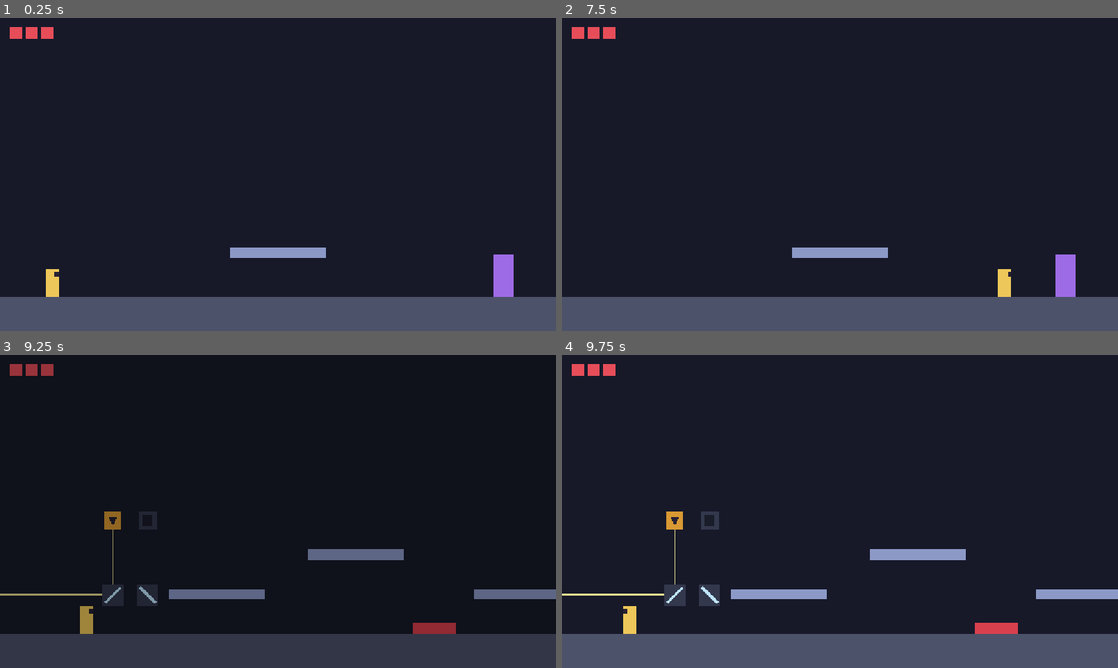
Above: before the commit, frames 1-4 (two rows, left to right).
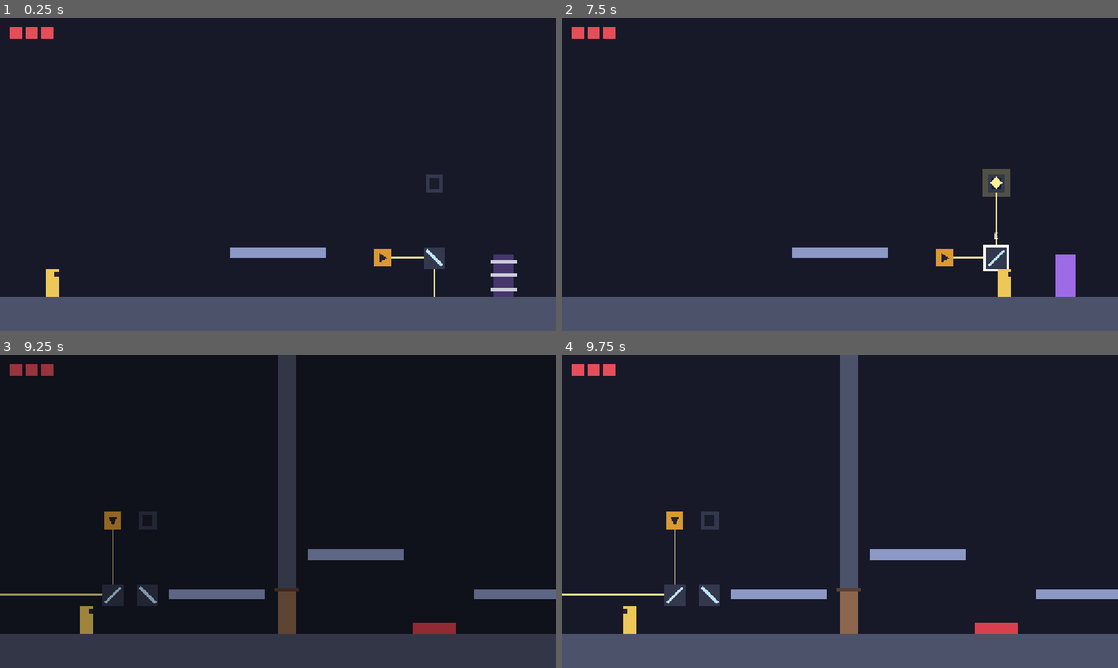
Above: after the commit, the same moments.

Repository: PedroBrassi/ascensao-ao-olimpo
Game: Godot game, scene res://cenas/fases/teste/area_teste_2.tscn
Two runs of this game, one before a commit and one after it. Both use one fixed random seed, a clock stepped at 60 frames per second and the inputs below. This scene is started directly instead of the project's main scene.
Inputs:
- Up to frame 1 (0.25 s): no input
- Up to frame 2 (7.5 s): tap Enter at 0.5 s; hold D (mover_direita) 0.53-2.03 s; tap E (interagir) every 0.75 s from 0.6 to 7.35 s; tap Space (pular) at 0.77, 1.52, 3.02, 3.77, 4.52, 6.02, 6.77 s; hold A (mover_esquerda) 2.03-4.28 s; hold D (mover_direita) from 4.28 s (still down)
- Up to frame 3 (9.25 s): tap Space (pular) at 7.52 s; release D (mover_direita) at 8.03 s; hold A (mover_esquerda) 8.03-8.75 s; tap E (interagir) at 8.1 s; click "Fase 1 — Afrodite" at 8.75 s
- Up to frame 4 (9.75 s): hold A (mover_esquerda) from 9.53 s (still down); tap E (interagir) at 9.6 s

The runs differ from the first frame. In frame 1, 1.1% of the frame differs, in the area x 67-93%, y 50-90%; in frame 2, 1.0%; in frame 3, 2.9%, in the area x 49-54%, y 0-90%; in frame 4, 2.9%.

Commit message:
Etapa 3: porta acionada pelo puzzle e saída que depende dele

Diff:
--- a/cenas/fases/teste/area_teste.tscn
+++ b/cenas/fases/teste/area_teste.tscn
@@ -8,6 +8,7 @@
 [ext_resource type="PackedScene" uid="uid://bgb48fl0s1seq" path="res://cenas/fases/fase_1_afrodite/elementos/fonte_de_luz.tscn" id="4_sk5sx"]
 [ext_resource type="Script" uid="uid://dqstreepw4ry4" path="res://scripts/objetos/zona_de_queda.gd" id="4_y4u2d"]
 [ext_resource type="PackedScene" uid="uid://bj7na3ehi027a" path="res://cenas/objetos/checkpoint.tscn" id="5_cn5tp"]
+[ext_resource type="PackedScene" uid="uid://cq2f3fc8hh0tx" path="res://cenas/objetos/porta.tscn" id="5_sk5sx"]
 [ext_resource type="PackedScene" uid="uid://drr1bwuq40ng6" path="res://cenas/ui/hud.tscn" id="6_cn5tp"]
 [ext_resource type="PackedScene" uid="uid://bursfnq7bb2ou" path="res://cenas/objetos/portal.tscn" id="7_5utae"]
 
@@ -28,6 +29,9 @@
 
 [sub_resource type="RectangleShape2D" id="RectangleShape2D_y4u2d"]
 size = Vector2(40, 720)
+
+[sub_resource type="RectangleShape2D" id="RectangleShape2D_6uoyd"]
+size = Vector2(40, 544)
 
 [sub_resource type="RectangleShape2D" id="RectangleShape2D_5utae"]
 size = Vector2(700, 80)
@@ -138,6 +142,24 @@
 position = Vector2(260, 380)
 direcao = 1
 
+[node name="ParedeDaPorta" type="StaticBody2D" parent="." unique_id=1287024759]
+position = Vector2(660, 272)
+
+[node name="Colisao" type="CollisionShape2D" parent="ParedeDaPorta" unique_id=2036749521]
+shape = SubResource("RectangleShape2D_6uoyd")
+
+[node name="Visual" type="ColorRect" parent="ParedeDaPorta" unique_id=337899182]
+offset_left = -20.0
+offset_top = -272.0
+offset_right = 20.0
+offset_bottom = 272.0
+mouse_filter = 2
+color = Color(0.3, 0.32, 0.42, 1)
+
+[node name="Porta" parent="." unique_id=1584353317 node_paths=PackedStringArray("acionadores") instance=ExtResource("5_sk5sx")]
+position = Vector2(660, 640)
+acionadores = [NodePath("../ReceptorDeLuz")]
+
 [node name="Jogador" parent="." unique_id=1220948030 instance=ExtResource("1_ejfvi")]
 position = Vector2(200, 640)
 
--- a/cenas/fases/teste/area_teste_2.tscn
+++ b/cenas/fases/teste/area_teste_2.tscn
@@ -2,8 +2,11 @@
 
 [ext_resource type="Script" uid="uid://duc02wmwkk3ha" path="res://scripts/fases/area_de_jogo.gd" id="1_e7jix"]
 [ext_resource type="PackedScene" uid="uid://dvkyqfj5qsk48" path="res://cenas/jogador/jogador.tscn" id="2_ldmcs"]
+[ext_resource type="PackedScene" uid="uid://bgb48fl0s1seq" path="res://cenas/fases/fase_1_afrodite/elementos/fonte_de_luz.tscn" id="2_llh56"]
+[ext_resource type="PackedScene" uid="uid://c4regr3l7qkmn" path="res://cenas/fases/fase_1_afrodite/elementos/espelho.tscn" id="3_p2m8k"]
 [ext_resource type="PackedScene" uid="uid://bursfnq7bb2ou" path="res://cenas/objetos/portal.tscn" id="3_r63q1"]
 [ext_resource type="PackedScene" uid="uid://drr1bwuq40ng6" path="res://cenas/ui/hud.tscn" id="4_llh56"]
+[ext_resource type="PackedScene" uid="uid://w5tm0qg4p0kj" path="res://cenas/fases/fase_1_afrodite/elementos/receptor_de_luz.tscn" id="4_yje8u"]
 
 [sub_resource type="RectangleShape2D" id="RectangleShape2D_p2m8k"]
 size = Vector2(1280, 80)
@@ -79,11 +82,22 @@
 mouse_filter = 2
 color = Color(0.3, 0.32, 0.42, 1)
 
+[node name="FonteDeLuz" parent="." unique_id=1836875354 instance=ExtResource("2_llh56")]
+position = Vector2(880, 552)
+
+[node name="Espelho" parent="." unique_id=700286824 instance=ExtResource("3_p2m8k")]
+position = Vector2(1000, 552)
+orientacao_inicial = 1
+
+[node name="ReceptorDeLuz" parent="." unique_id=1190296466 instance=ExtResource("4_yje8u")]
+position = Vector2(1000, 380)
+
 [node name="Jogador" parent="." unique_id=1220948030 instance=ExtResource("2_ldmcs")]
 position = Vector2(120, 640)
 
-[node name="Portal" parent="." unique_id=1616764863 instance=ExtResource("3_r63q1")]
+[node name="Portal" parent="." unique_id=1616764863 node_paths=PackedStringArray("acionadores") instance=ExtResource("3_r63q1")]
 position = Vector2(1160, 640)
 proxima_cena = "res://cenas/ui/selecao_de_fase.tscn"
+acionadores = [NodePath("../ReceptorDeLuz")]
 
 [node name="Hud" parent="." unique_id=1952125550 instance=ExtResource("4_llh56")]
--- /dev/null
+++ b/cenas/objetos/porta.tscn
@@ -0,0 +1,40 @@
+[gd_scene format=3 uid="uid://cq2f3fc8hh0tx"]
+
+[ext_resource type="Script" uid="uid://sfeycqoi8dlv" path="res://scripts/objetos/porta.gd" id="1_m2aqe"]
+
+[sub_resource type="RectangleShape2D" id="RectangleShape2D_fa2tl"]
+size = Vector2(40, 96)
+
+[sub_resource type="RectangleShape2D" id="RectangleShape2D_rbcxk"]
+size = Vector2(40, 96)
+
+[node name="Porta" type="StaticBody2D" unique_id=1584353317]
+collision_mask = 0
+script = ExtResource("1_m2aqe")
+
+[node name="Colisao" type="CollisionShape2D" parent="." unique_id=1883426043]
+position = Vector2(0, -48)
+shape = SubResource("RectangleShape2D_fa2tl")
+
+[node name="Folha" type="ColorRect" parent="." unique_id=1982211620]
+offset_left = -20.0
+offset_top = -96.0
+offset_right = 20.0
+mouse_filter = 2
+color = Color(0.55, 0.4, 0.3, 1)
+
+[node name="Batente" type="ColorRect" parent="." unique_id=2096604792]
+offset_left = -28.0
+offset_top = -104.0
+offset_right = 28.0
+offset_bottom = -96.0
+mouse_filter = 2
+color = Color(0.35, 0.25, 0.2, 1)
+
+[node name="Vao" type="Area2D" parent="." unique_id=875618059]
+collision_layer = 0
+collision_mask = 2
+
+[node name="Colisao" type="CollisionShape2D" parent="Vao" unique_id=1521622737]
+position = Vector2(0, -48)
+shape = SubResource("RectangleShape2D_rbcxk")
--- a/cenas/objetos/portal.tscn
+++ b/cenas/objetos/portal.tscn
@@ -20,3 +20,30 @@
 offset_right = 24.0
 mouse_filter = 2
 color = Color(0.62, 0.42, 0.9, 1)
+
+[node name="Tranca" type="Node2D" parent="." unique_id=792626981]
+visible = false
+
+[node name="Barra1" type="ColorRect" parent="Tranca" unique_id=1158253573]
+offset_left = -30.0
+offset_top = -84.0
+offset_right = 30.0
+offset_bottom = -76.0
+mouse_filter = 2
+color = Color(0.8, 0.8, 0.86, 1)
+
+[node name="Barra2" type="ColorRect" parent="Tranca" unique_id=559957703]
+offset_left = -30.0
+offset_top = -52.0
+offset_right = 30.0
+offset_bottom = -44.0
+mouse_filter = 2
+color = Color(0.8, 0.8, 0.86, 1)
+
+[node name="Barra3" type="ColorRect" parent="Tranca" unique_id=1275152422]
+offset_left = -30.0
+offset_top = -20.0
+offset_right = 30.0
+offset_bottom = -12.0
+mouse_filter = 2
+color = Color(0.8, 0.8, 0.86, 1)
--- /dev/null
+++ b/scripts/objetos/porta.gd
@@ -0,0 +1,91 @@
+class_name Porta
+extends StaticBody2D
+## Porta que bloqueia a passagem enquanto está fechada.
+##
+## Com acionadores na lista, a porta fica aberta enquanto todos estiverem
+## ativos e fecha quando algum desliga. Sem acionadores, ela obedece só a
+## abrir() e fechar().
+##
+## Fechada, a porta é parede: segura o personagem e também a luz do puzzle.
+## Ela nunca fecha em cima do personagem: se ele estiver no vão, a porta
+## espera ele sair.
+##
+## PROVISÓRIO: a porta é um retângulo, que some quando ela abre. O batente,
+## em cima, continua visível para marcar onde a porta fica.
+
+## Emitido quando a porta termina de abrir.
+signal abriu
+## Emitido quando a porta termina de fechar.
+signal fechou
+
+## Acionadores que controlam a porta (ver scripts/sistemas/acionadores.gd).
+@export var acionadores: Array[Node] = []
+## Estado inicial, usado só quando a lista de acionadores está vazia.
+@export var aberta_no_inicio := false
+
+## Verdadeiro enquanto a passagem está livre. Só leitura.
+var aberta := false
+
+var _deve_estar_aberta := false
+
+@onready var _colisao: CollisionShape2D = $Colisao
+@onready var _folha: CanvasItem = $Folha
+@onready var _vao: Area2D = $Vao
+
+
+func _ready() -> void:
+	Acionadores.conectar(acionadores, _ao_mudar_acionador)
+	_vao.body_exited.connect(_ao_sair_do_vao)
+	if acionadores.is_empty():
+		_deve_estar_aberta = aberta_no_inicio
+	else:
+		_deve_estar_aberta = Acionadores.todos_ativos(acionadores)
+	aberta = _deve_estar_aberta
+	_aplicar()
+
+
+func abrir() -> void:
+	definir_aberta(true)
+
+
+func fechar() -> void:
+	definir_aberta(false)
+
+
+func definir_aberta(valor: bool) -> void:
+	_deve_estar_aberta = valor
+	_atualizar()
+
+
+func _ao_mudar_acionador(_ativo: bool) -> void:
+	definir_aberta(Acionadores.todos_ativos(acionadores))
+
+
+func _ao_sair_do_vao(_corpo: Node2D) -> void:
+	_atualizar()  # se a porta estava esperando para fechar, fecha agora
+
+
+func _atualizar() -> void:
+	if _deve_estar_aberta == aberta:
+		return
+	if not _deve_estar_aberta and _ha_personagem_no_vao():
+		return  # não fecha em cima do personagem
+	aberta = _deve_estar_aberta
+	_aplicar()
+	if aberta:
+		abriu.emit()
+	else:
+		fechou.emit()
+
+
+func _ha_personagem_no_vao() -> bool:
+	for corpo in _vao.get_overlapping_bodies():
+		if corpo is Jogador:
+			return true
+	return false
+
+
+func _aplicar() -> void:
+	# A colisão muda fora do cálculo de física, por isso o set_deferred.
+	_colisao.set_deferred("disabled", aberta)
+	_folha.visible = not aberta
--- a/scripts/objetos/portal.gd
+++ b/scripts/objetos/portal.gd
@@ -2,22 +2,53 @@
 extends Area2D
 ## Saída da área. Quando o personagem entra, a área é registrada como
 ## concluída no Progresso e a próxima cena é carregada.
+##
+## O portal pode depender de acionadores, como o receptor de um puzzle:
+## nesse caso ele só funciona enquanto todos estiverem ativos, e volta a
+## ficar bloqueado se algum desligar. Sem acionadores, está sempre liberado.
 
 ## Emitido uma única vez, quando o personagem atravessa o portal.
 signal atravessado
+## Emitido quando o portal é liberado ou bloqueado.
+signal liberacao_mudou(liberado: bool)
 
 ## Cena carregada ao atravessar. Vazio = ainda não há próxima área.
 @export_file("*.tscn") var proxima_cena := ""
+## Acionadores de que o portal depende (ver scripts/sistemas/acionadores.gd).
+## Lista vazia = portal sempre liberado.
+@export var acionadores: Array[Node] = []
+
+## Verdadeiro enquanto o portal pode ser atravessado. Só leitura.
+var liberado := true
 
 var _usado := false
+
+@onready var _visual: CanvasItem = $Visual
+@onready var _tranca: CanvasItem = get_node_or_null("Tranca")
 
 
 func _ready() -> void:
 	body_entered.connect(_ao_entrar)
+	Acionadores.conectar(acionadores, _ao_mudar_acionador)
+	liberado = Acionadores.todos_ativos(acionadores)
+	_atualizar_desenho()
+
+
+func _ao_mudar_acionador(_ativo: bool) -> void:
+	var novo := Acionadores.todos_ativos(acionadores)
+	if novo == liberado:
+		return
+	liberado = novo
+	_atualizar_desenho()
+	liberacao_mudou.emit(liberado)
+	if liberado:
+		# Quem já estava parado dentro do portal atravessa na hora.
+		for corpo in get_overlapping_bodies():
+			_ao_entrar(corpo)
 
 
 func _ao_entrar(corpo: Node2D) -> void:
-	if _usado or not corpo is Jogador:
+	if _usado or not liberado or not corpo is Jogador:
 		return
 	_usado = true
 	atravessado.emit()
@@ -31,3 +62,10 @@
 		push_warning("Portal sem próxima cena definida.")
 		return
 	Transicao.trocar_cena(proxima_cena)
+
+
+func _atualizar_desenho() -> void:
+	# PROVISÓRIO: bloqueado, o portal fica apagado e com barras na frente.
+	_visual.modulate.a = 1.0 if liberado else 0.35
+	if _tranca != null:
+		_tranca.visible = not liberado
--- /dev/null
+++ b/scripts/sistemas/acionadores.gd
@@ -0,0 +1,39 @@
+class_name Acionadores
+extends RefCounted
+## Funções de apoio para objetos que dependem de acionadores, como a porta
+## e o portal.
+##
+## Um ACIONADOR é qualquer nó que tenha:
+## - uma variável `ativo`, verdadeira ou falsa;
+## - um sinal `estado_mudou(ativo)`, emitido quando essa variável muda.
+##
+## O ReceptorDeLuz é o primeiro acionador do jogo. Alavancas e placas de
+## pressão podem seguir o mesmo contrato e funcionar com os mesmos objetos.
+##
+## Este script não vai em nenhum nó: as funções são chamadas direto, como
+## Acionadores.todos_ativos(lista).
+
+
+## Verdadeiro quando todos os acionadores da lista estão ativos. Uma lista
+## vazia conta como verdadeira. Entradas inválidas são ignoradas.
+static func todos_ativos(lista: Array[Node]) -> bool:
+	for no in lista:
+		if not _e_valido(no):
+			continue
+		if not no.get("ativo"):
+			return false
+	return true
+
+
+## Liga o sinal `estado_mudou` de cada acionador à função dada, e avisa no
+## console sobre as entradas que não são acionadores.
+static func conectar(lista: Array[Node], ao_mudar: Callable) -> void:
+	for no in lista:
+		if not _e_valido(no):
+			push_warning("Acionadores: há uma entrada vazia ou sem `ativo` e `estado_mudou` na lista. Ela foi ignorada.")
+			continue
+		no.connect("estado_mudou", ao_mudar)
+
+
+static func _e_valido(no: Node) -> bool:
+	return no != null and no.has_signal("estado_mudou") and "ativo" in no
Not shown, added: scripts/objetos/porta.gd.uid
Not shown, added: scripts/sistemas/acionadores.gd.uid
Not shown, changed: CHECK.md
Not shown, changed: DOCUMENTACAO.md
